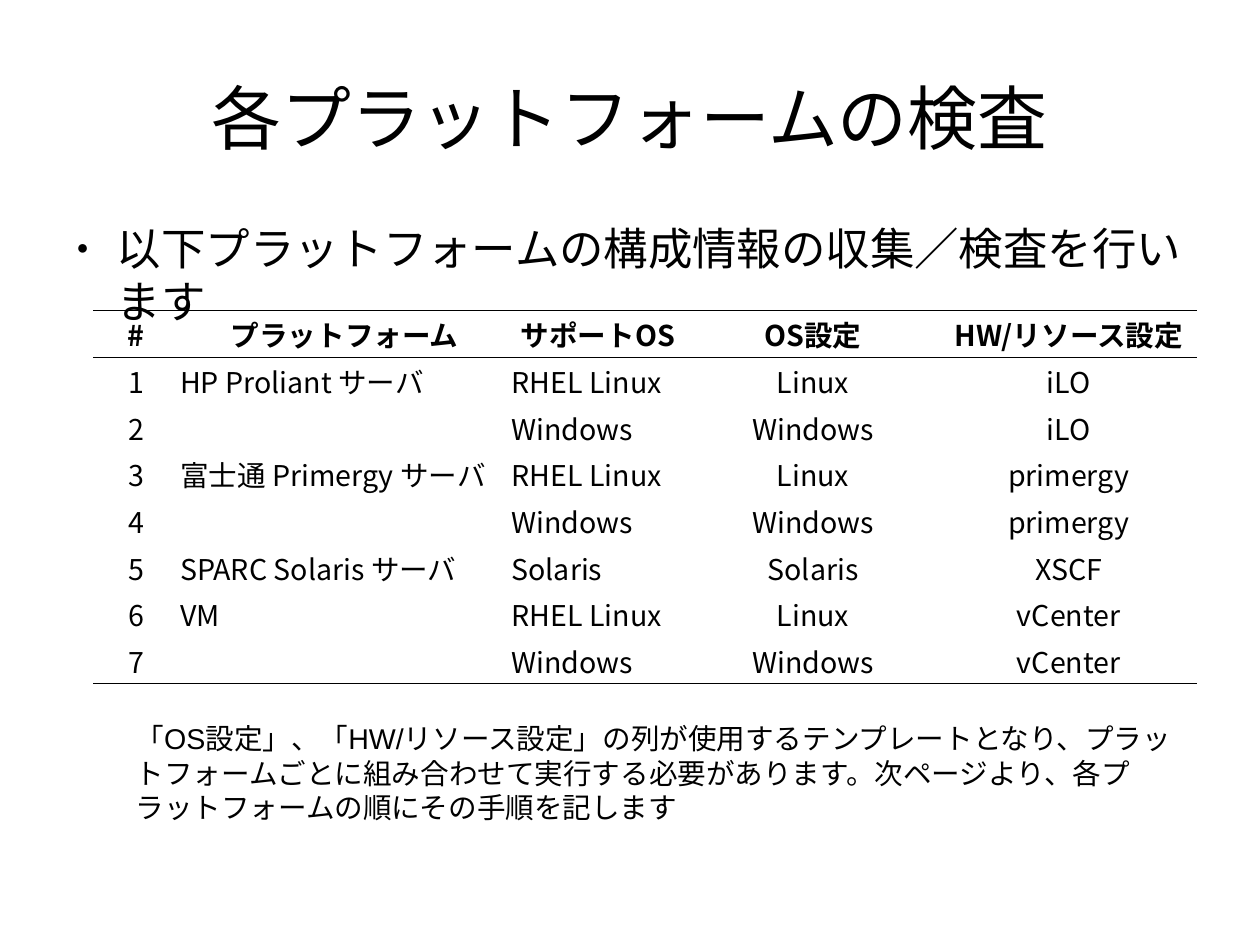
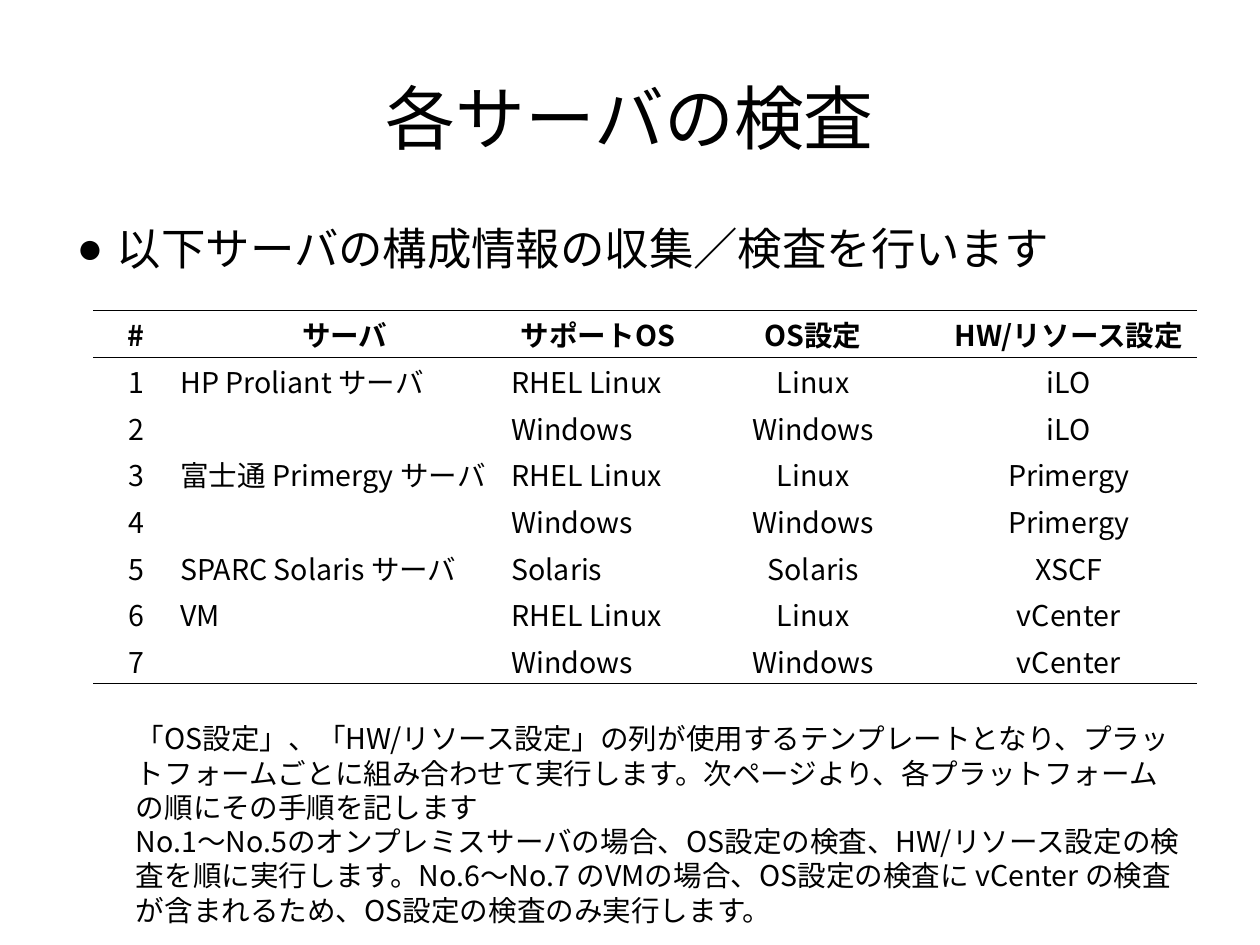
Before and after one commit to frsw3nr/gradle-server-acceptance, a slide deck: slide 18 of docs/jp/tutorial_test_pc.pptx. Drawn at 1260x945 pixels with LibreOffice and Linux fonts; fonts in the diff are those of the drawing. Boxes give left, top, right and bottom in pixels: in the first picture for what was removed or moved away, otherwise in the second. Text is boxed around its words. In the diff, an @@ line names an element or a change of style, - is before the commit and + after.

```diff
--- a/docs/jp/tutorial_test_pc.pptx
+++ b/docs/jp/tutorial_test_pc.pptx
@@ text at [385, 85, 873, 150]: text changed @@
-各プラットフォームの検査
+各サーバの検査
@@ text at [117, 227, 1049, 269]: text changed @@
-● 以下プラットフォームの構成情報の収集／検査を行います
+● 以下サーバの構成情報の収集／検査を行います
@@ table at [94, 311, 1198, 684] @@
-row 1, column 2: プラットフォーム
+row 1, column 2: サーバ
-row 4, column 5: primergy
+row 4, column 5: Primergy
-row 5, column 5: primergy
+row 5, column 5: Primergy
@@ text at [136, 724, 1179, 889]: text changed; font Arial to Noto Sans CJK JP @@
-「OS設定」、「HW/リソース設定」の列が使用するテンプレートとなり、プラットフォームごとに組み合わせて実行する必要があります。次ページより、各プラットフォームの順にその手順を記します
+「OS設定」、「HW/リソース設定」の列が使用するテンプレートとなり、プラットフォームごとに組み合わせて実行します。次ページより、各プラットフォームの順にその手順を記します
+No.1～No.5のオンプレミスサーバの場合、OS設定の検査、HW/リソース設定の検査を順に実行します。No.6～No.7 のVMの場合、OS設定の検査に vCenter の検査が含まれるため、OS設定の検査のみ実行します。
```
Also in this commit, not shown: 45 other slides changed, 10 slides added, 27 other files.
